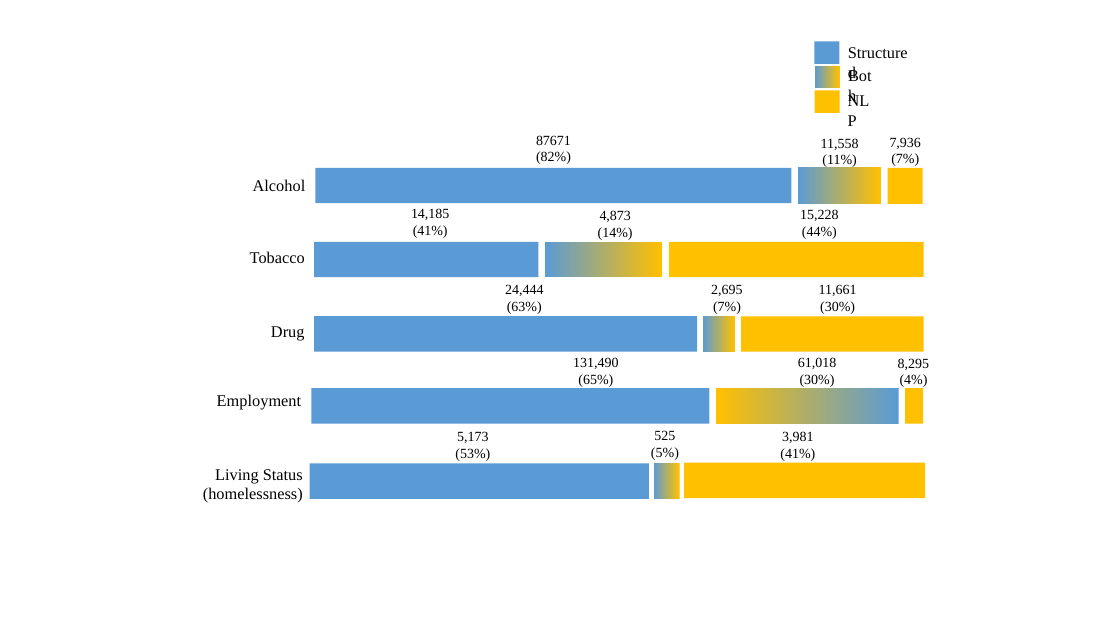
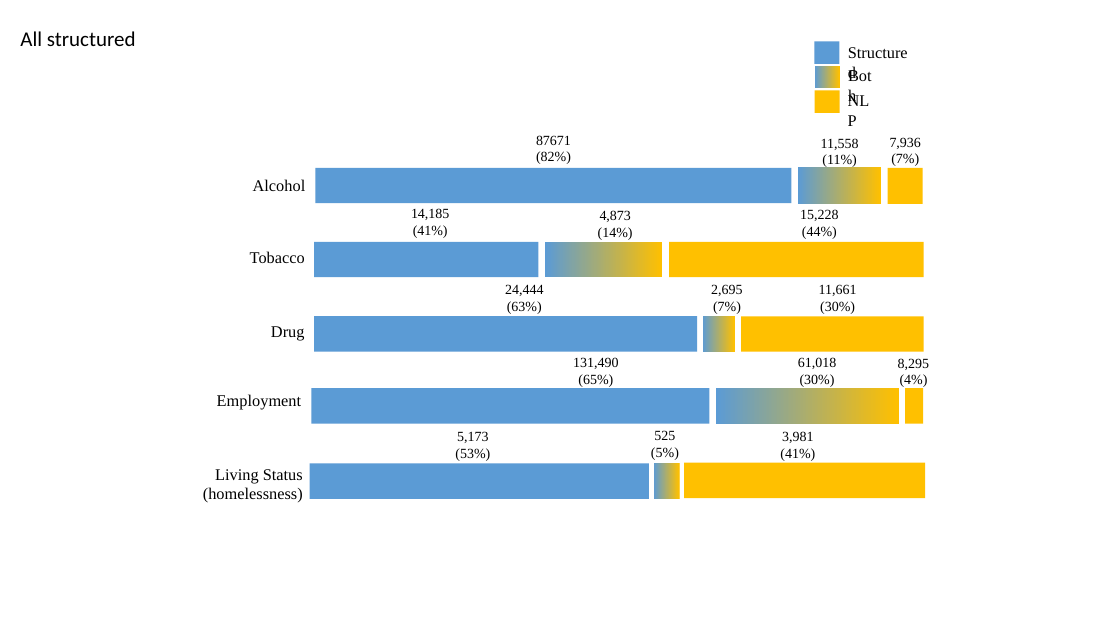
Before and after one commit to ndobb/dissertation, a slide deck: slide 19 of 2_query_gen/paper2_figures.pptx (slide 17 before the commit). Drawn at 1120x630 pixels with LibreOffice and Linux fonts; fonts in the diff are those of the drawing. Boxes give left, top, right and bottom in pixels: in the first picture for what was removed or moved away, otherwise in the second. Text is boxed around its words. In the diff, an @@ line names an element or a change of style, - is before the commit and + after.

```diff
--- a/2_query_gen/paper2_figures.pptx
+++ b/2_query_gen/paper2_figures.pptx
@@ text added at [20,31,136,46], 18 pt, text #000000 @@
+All structured
@@ rectangle at [717,388,899,423]: rotation 0 to 180 degrees @@
```
Also in this commit, not shown: 1 other slide changed, 2 slides added.
